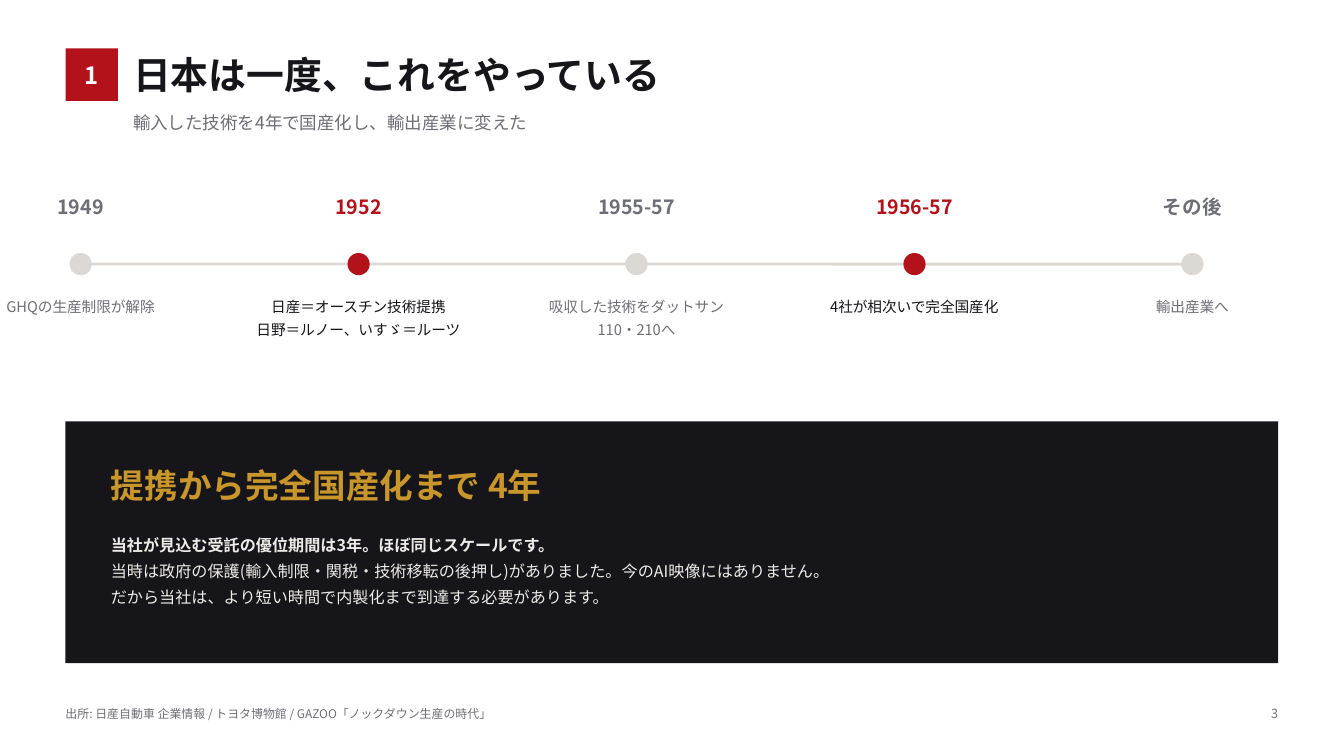
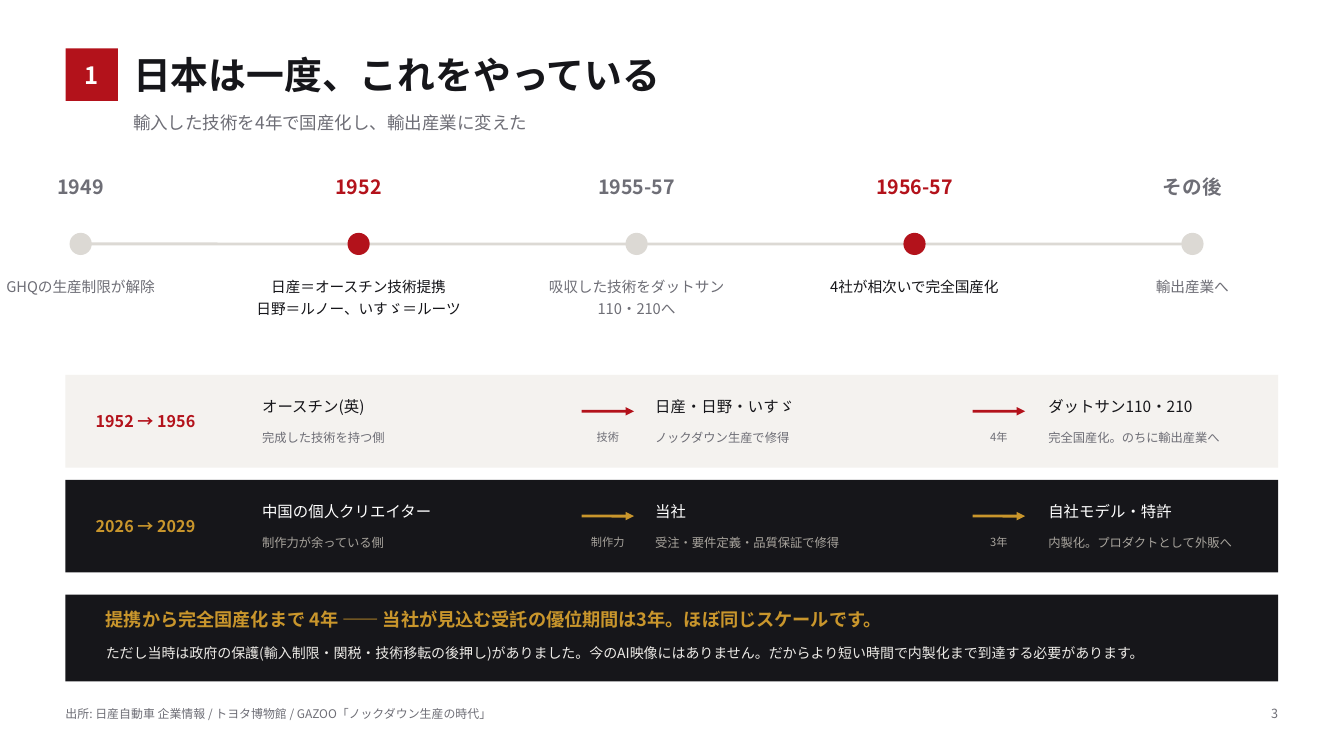
Before and after one commit to bpn333333/test, a slide deck: slide 4 of 投資家向け企画書.pptx. Drawn at 1344x756 pixels with LibreOffice and Linux fonts; fonts in the diff are those of the drawing. Boxes give left, top, right and bottom in pixels: in the first picture for what was removed or moved away, otherwise in the second. Text is boxed around its words. In the diff, an @@ line names an element or a change of style, - is before the commit and + after.

```diff
--- a/投資家向け企画書.pptx
+++ b/投資家向け企画書.pptx
@@ 10 texts, 5 ellipses, 1 line: place and size @@
-10 texts, 5 ellipses, 1 line at [6,197,1229,336]
+10 texts, 5 ellipses, 1 line at [6,177,1229,315]
@@ rectangle added at [66,375,1278,468], fill #F4F2EF @@
@@ text added at [96,415,195,427], 11.5 pt, text #B3121B, bold @@
+1952 → 1956
@@ text added at [262,399,364,415], 11 pt, text #16161A @@
+オースチン(英)
@@ arrow added from (582, 411) to (634, 411), #B3121B 2 pt @@
@@ text added at [655,399,794,414], 11 pt, text #16161A @@
+日産・日野・いすゞ
@@ arrow added from (973, 411) to (1025, 411), #B3121B 2 pt @@
@@ text added at [1048,399,1192,413], 11 pt, text #16161A @@
+ダットサン110・210
@@ text added at [262,432,385,443], 8.8 pt, text #6E6E76 @@
+完成した技術を持つ側
@@ text added at [597,432,619,442], 8 pt, text #6E6E76 @@
+技術
@@ text added at [655,432,789,443], 8.8 pt, text #6E6E76 @@
+ノックダウン生産で修得
@@ text added at [990,432,1007,442], 8 pt, text #6E6E76 @@
+4年
@@ text added at [1048,432,1219,443], 8.8 pt, text #6E6E76 @@
+完全国産化。のちに輸出産業へ
@@ text removed at [111,469,541,501] @@
-提携から完全国産化まで 4年
@@ rectangle: place and size @@
-rectangle at [66,421,1278,663]
+rectangle at [66,480,1278,573]
@@ text added at [262,504,431,519], 11 pt, text #FFFFFF @@
+中国の個人クリエイター
@@ text added at [655,504,686,519], 11 pt, text #FFFFFF @@
+当社
@@ text added at [1048,504,1172,519], 11 pt, text #FFFFFF @@
+自社モデル・特許
@@ text added at [96,520,195,532], 11.5 pt, text #C9962C, bold @@
+2026 → 2029
@@ text added at [262,537,384,548], 8.8 pt, text #A8A49D @@
+制作力が余っている側
@@ arrow added from (582, 516) to (634, 516), #C9962C 2 pt @@
@@ text added at [591,537,625,547], 8 pt, text #A8A49D @@
+制作力
@@ text added at [655,537,839,548], 8.8 pt, text #A8A49D @@
+受注・要件定義・品質保証で修得
@@ arrow added from (973, 516) to (1025, 516), #C9962C 2 pt @@
@@ text added at [990,537,1007,547], 8 pt, text #A8A49D @@
+3年
@@ text added at [1048,536,1232,548], 8.8 pt, text #A8A49D @@
+内製化。プロダクトとして外販へ
@@ rectangle added at [66,595,1278,682], fill #16161A @@
@@ text added at [106,610,882,628], 13 pt, text #C9962C, bold @@
+提携から完全国産化まで 4年 ―― 当社が見込む受託の優位期間は3年。ほぼ同じスケールです。
@@ text at [106,646,1144,661]: text changed; size 11.5 to 10 pt @@
-当社が見込む受託の優位期間は3年。ほぼ同じスケールです。
-当時は政府の保護(輸入制限・関税・技術移転の後押し)がありました。今のAI映像にはありません。
-だから当社は、より短い時間で内製化まで到達する必要があります。
+ただし当時は政府の保護(輸入制限・関税・技術移転の後押し)がありました。今のAI映像にはありません。だからより短い時間で内製化まで到達する必要があります。
@@ text "ただし当時は政府の保護(輸入制限・関税・技術移転の後押し)がありました。今のAI映像にはありません。だからより短い時間で ..." at [106,646,1144,661]: vertical alignment top to middle @@
```
Also in this commit, not shown: 6 other slides changed.
